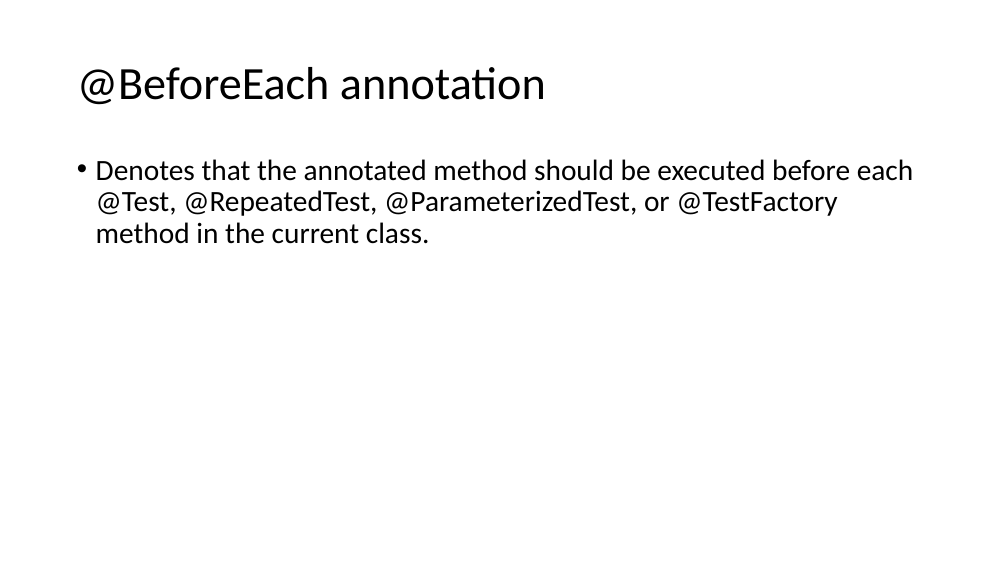
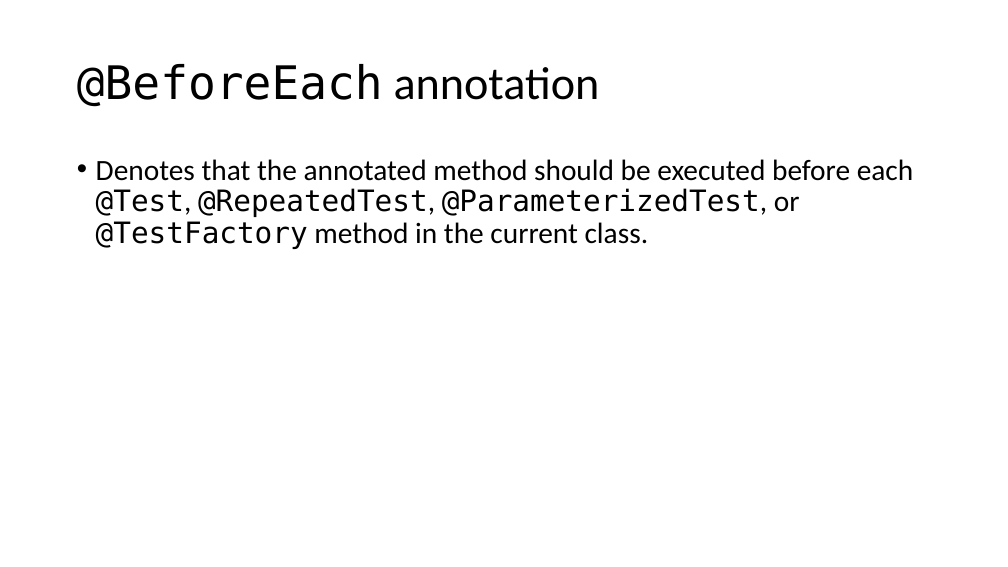
Before and after one commit to cebartling/test-driven, a slide deck: slide 15 of presentations/Introduction to JUnit 5.pptx. Drawn at 1008x567 pixels with LibreOffice and Linux fonts; fonts in the diff are those of the drawing. Boxes give left, top, right and bottom in pixels: in the first picture for what was removed or moved away, otherwise in the second. Text is boxed around its words. In the diff, an @@ line names an element or a change of style, - is before the commit and + after.

```diff
--- a/presentations/Introduction to JUnit 5.pptx
+++ b/presentations/Introduction to JUnit 5.pptx
@@ title "@BeforeEach annotation" at box(77, 64, 600, 107): font Calibri to DejaVu Sans Mono in "@BeforeEach" @@
@@ text "Denotes that the annotated method ..." at box(96, 159, 914, 249): font Calibri to DejaVu Sans Mono in "@Test, @RepeatedTest, @ParameterizedTest, @TestFactory" @@
```
Also in this commit, not shown: 14 other slides changed, 2 slides removed, 1 other file.
